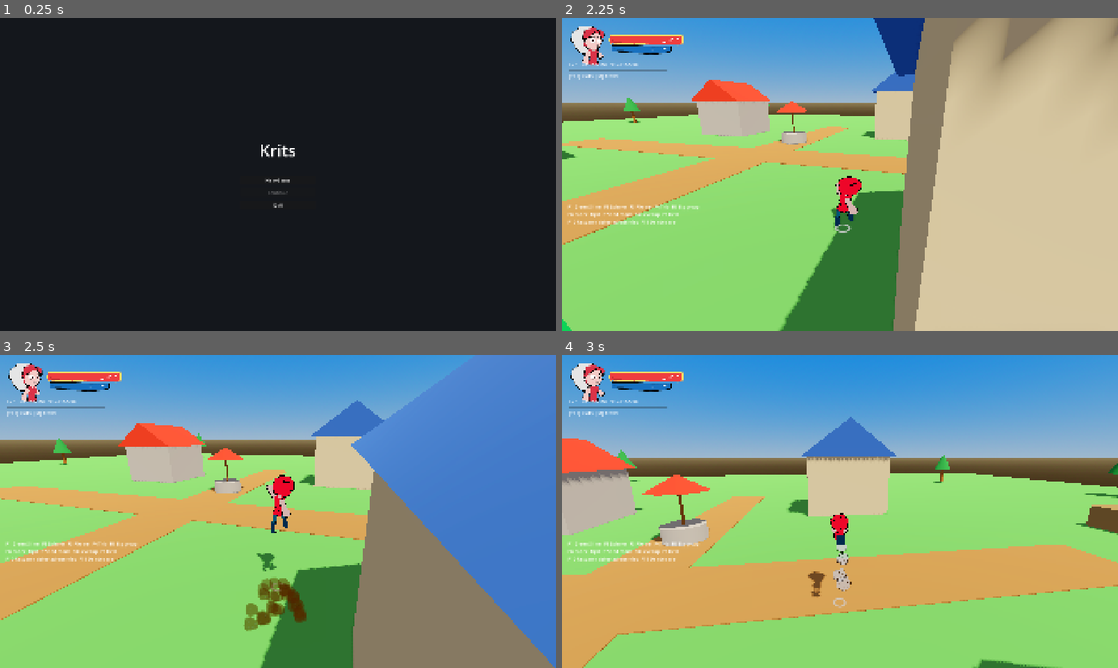
Above: before the commit, frames 1-4 (two rows, left to right).
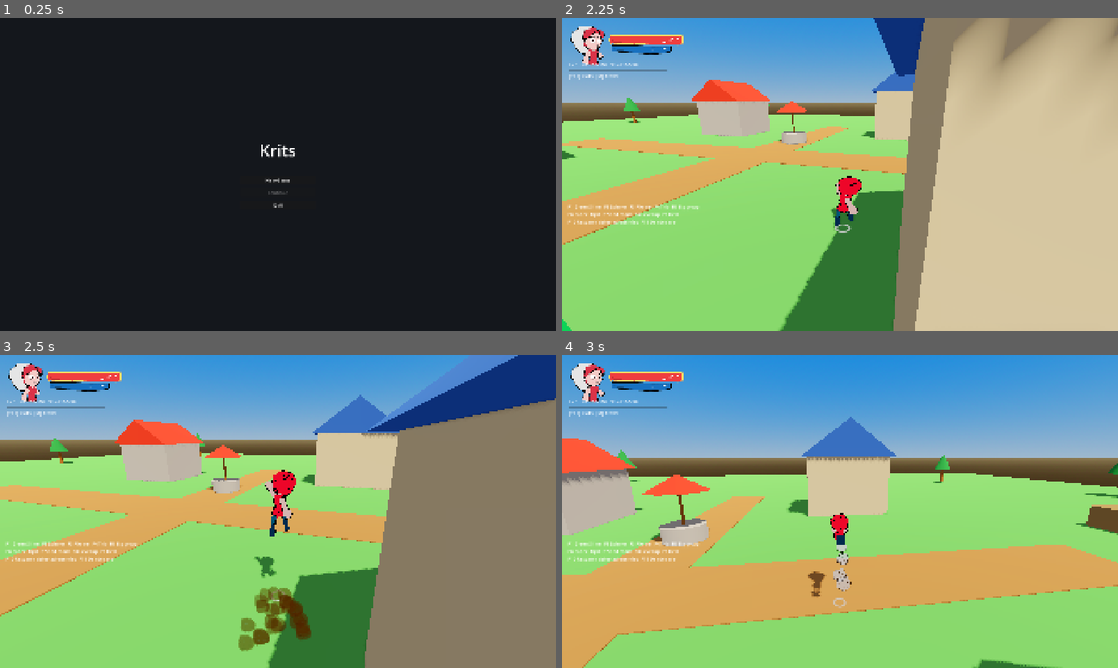
Above: after the commit, the same moments.

Repository: doggoanim/Krits
Game: Godot game, scene res://ui/main_menu.tscn
Same seed, same stepped clock (60 frames per second), same inputs: the game is played once before the commit and once after it.
Inputs (mouse positions are in pixels of both pictures, inside the frame that each line leads up to):
- Up to frame 1 (0.25 s): no input
- Up to frame 2 (2.25 s): click "New Game" at 0.5 s; tap Enter at 1.25 s; move the mouse to (867, 174) at 1.27 s; hold Ctrl (crouch_pound) 1.28-2.03 s; hold W (move_forward) from 1.28 s (still down); tap Space (jump) at 1.52 s; move the mouse to (812, 174) at 2.02 s; tap E (interact) at 2.1 s
- Up to frame 3 (2.5 s): keep holding W (move_forward); tap Space (jump) at 2.27 s
- Up to frame 4 (3 s): keep holding W (move_forward); move the mouse to (851, 505) at 2.77 s; hold Shift (roll_dive) from 2.78 s (still down)

Frames 1-2 are identical in both runs. In frame 3, 26% of the frame differs, in the area x 0-100%, y 0-100%; in frame 4, nothing differs.

Commit message:
Make house roofs solid so the player can climb onto them
Roofs were MeshInstance3D-only (no collision) on the assumption they
sat above normal jump height and would never be reached. Each of the
4 houses' roofs is now wrapped in a StaticBody3D with a CollisionShape3D,
same pattern as the walls below it.

The collision shape is a BoxShape3D matching the roof's bounding box
rather than the true sloped prism — a flat-topped approximation, not
an exact match to the visual slant, but simple and gives a walkable
rooftop. Marked as floor (collision_layer 129, same as Ground/Hill)
so the camera treats it as ground too instead of clipping through it
when the player's standing up there.

Co-Authored-By: Claude Sonnet 5 <noreply@anthropic.com>
Claude-Session: https://claude.ai/code/session_01TYpdm1jACUqsWG6yyTxbgm

Diff:
--- a/world/hometown.tscn
+++ b/world/hometown.tscn
@@ -49,6 +49,18 @@
 
 [sub_resource type="BoxMesh" id="Mesh_PathEW"]
 size = Vector3(44, 0.05, 4)
+
+[sub_resource type="BoxShape3D" id="Shape_House1Roof"]
+size = Vector3(6.9, 2.4, 6.9)
+
+[sub_resource type="BoxShape3D" id="Shape_House2Roof"]
+size = Vector3(8.05, 3.0, 5.75)
+
+[sub_resource type="BoxShape3D" id="Shape_House3Roof"]
+size = Vector3(5.75, 2.1, 5.75)
+
+[sub_resource type="BoxShape3D" id="Shape_House4Roof"]
+size = Vector3(6.9, 2.7, 6.9)
 
 [sub_resource type="BoxShape3D" id="Shape_House1Walls"]
 size = Vector3(6, 4, 6)
@@ -276,8 +288,14 @@
 mesh = SubResource("Mesh_House1Walls")
 material_override = SubResource("Mat_Stone")
 
-[node name="Roof" type="MeshInstance3D" parent="House1"]
+[node name="Roof" type="StaticBody3D" parent="House1"]
+collision_layer = 129
 position = Vector3(0, 5.2, 0)
+
+[node name="Collision" type="CollisionShape3D" parent="House1/Roof"]
+shape = SubResource("Shape_House1Roof")
+
+[node name="Mesh" type="MeshInstance3D" parent="House1/Roof"]
 mesh = SubResource("Mesh_House1Roof")
 material_override = SubResource("Mat_RoofRed")
 
@@ -295,8 +313,14 @@
 mesh = SubResource("Mesh_House2Walls")
 material_override = SubResource("Mat_StoneLight")
 
-[node name="Roof" type="MeshInstance3D" parent="House2"]
+[node name="Roof" type="StaticBody3D" parent="House2"]
+collision_layer = 129
 position = Vector3(0, 6.5, 0)
+
+[node name="Collision" type="CollisionShape3D" parent="House2/Roof"]
+shape = SubResource("Shape_House2Roof")
+
+[node name="Mesh" type="MeshInstance3D" parent="House2/Roof"]
 mesh = SubResource("Mesh_House2Roof")
 material_override = SubResource("Mat_RoofBlue")
 
@@ -314,8 +338,14 @@
 mesh = SubResource("Mesh_House3Walls")
 material_override = SubResource("Mat_Stone")
 
-[node name="Roof" type="MeshInstance3D" parent="House3"]
+[node name="Roof" type="StaticBody3D" parent="House3"]
+collision_layer = 129
 position = Vector3(0, 4.55, 0)
+
+[node name="Collision" type="CollisionShape3D" parent="House3/Roof"]
+shape = SubResource("Shape_House3Roof")
+
+[node name="Mesh" type="MeshInstance3D" parent="House3/Roof"]
 mesh = SubResource("Mesh_House3Roof")
 material_override = SubResource("Mat_RoofRed")
 
@@ -333,8 +363,14 @@
 mesh = SubResource("Mesh_House4Walls")
 material_override = SubResource("Mat_StoneLight")
 
-[node name="Roof" type="MeshInstance3D" parent="House4"]
+[node name="Roof" type="StaticBody3D" parent="House4"]
+collision_layer = 129
 position = Vector3(0, 5.85, 0)
+
+[node name="Collision" type="CollisionShape3D" parent="House4/Roof"]
+shape = SubResource("Shape_House4Roof")
+
+[node name="Mesh" type="MeshInstance3D" parent="House4/Roof"]
 mesh = SubResource("Mesh_House4Roof")
 material_override = SubResource("Mat_RoofBlue")
 
